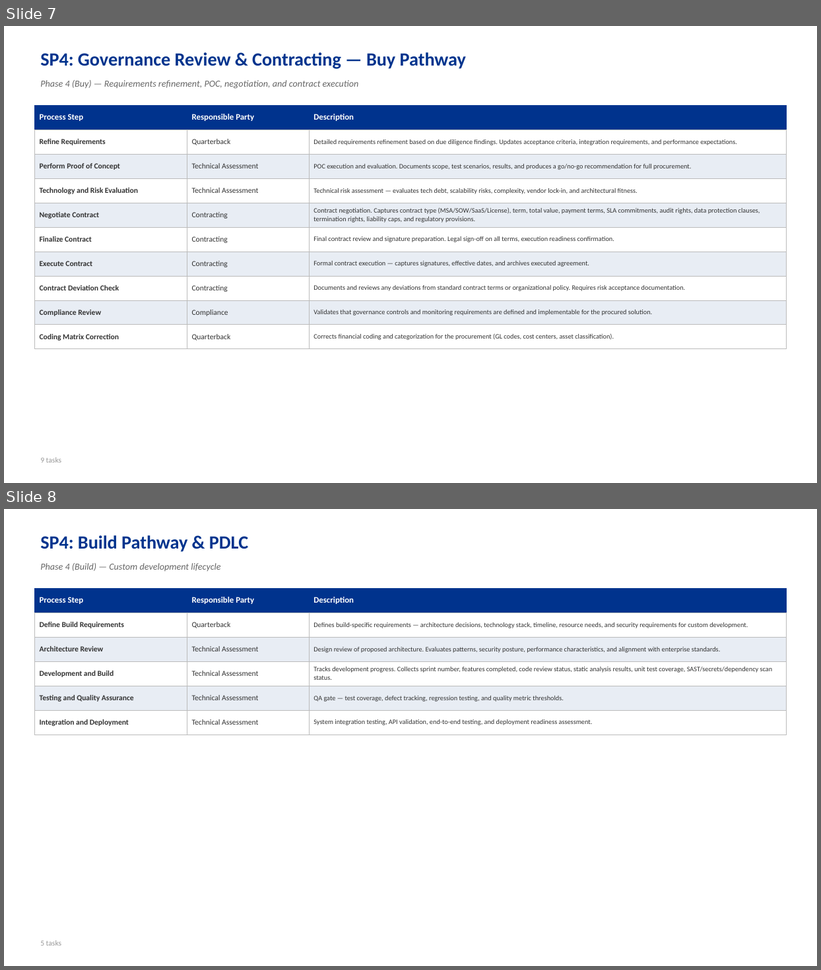
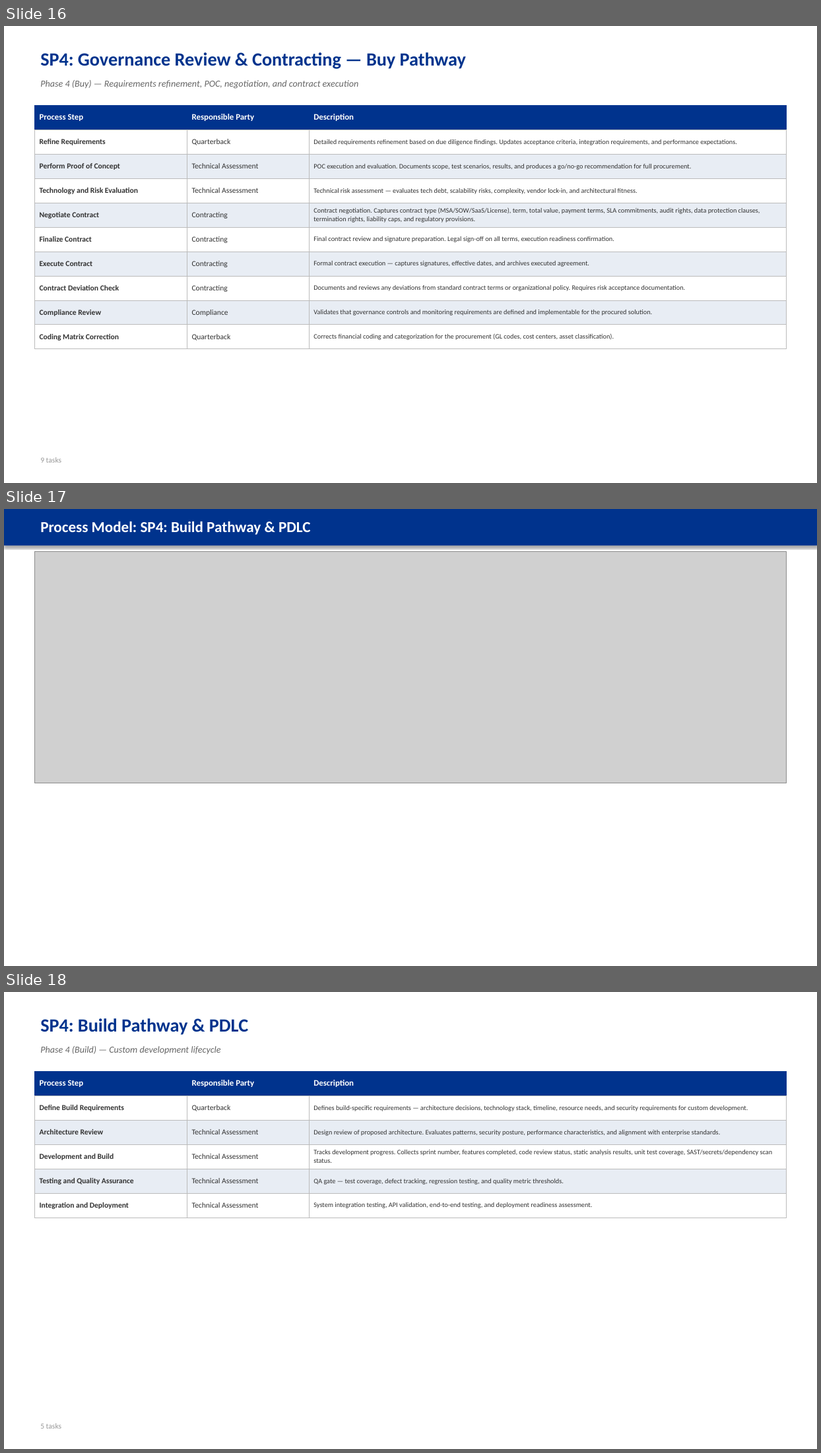
Before and after one commit to proth1/sla, a slide deck: docs/presentations/user-task-inventory.pptx. Shown one above the other, each under a label of ours: slides 7 and 8 before the commit, slides 16, 17 and 18 after it. The pictures are 821x970 and 821x1453 pixels, drawn with LibreOffice and Linux fonts; fonts in the diff are those of the drawing; grey boxes stand for pictures. Boxes give left, top, right and bottom in pixels: in the first picture for what was removed or moved away, otherwise in the second. Text is boxed around its words. In the diff, an @@ line names an element or a change of style, - is before the commit and + after.

```diff
--- a/docs/presentations/user-task-inventory.pptx
+++ b/docs/presentations/user-task-inventory.pptx
@@ slide 17 added at (4, 509, 817, 966), background #FFFFFF @@
@@ rectangle added at (4, 509, 817, 545), fill #00338D @@
@@ text added at (40, 521, 311, 535), 18 pt, text #FFFFFF, bold @@
+Process Model: SP4: Build Pathway & PDLC
@@ picture added at (34, 552, 787, 784) @@
@@ what was slide 7 is now slide 16 @@
@@ what was slide 8 is now slide 18 @@
```
Also in this commit, not shown: 2 slides changed, 10 other slides added, 11 other files.
